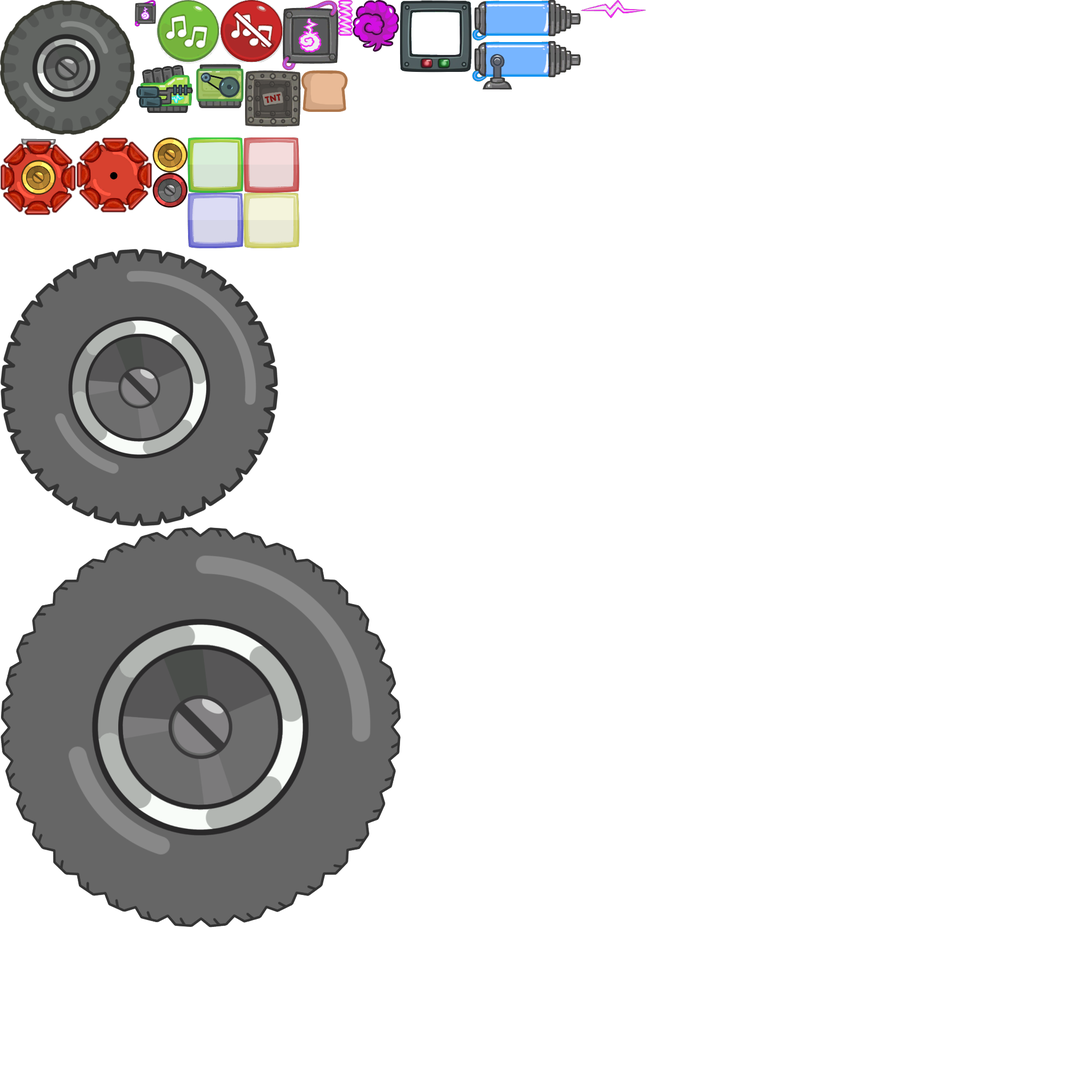
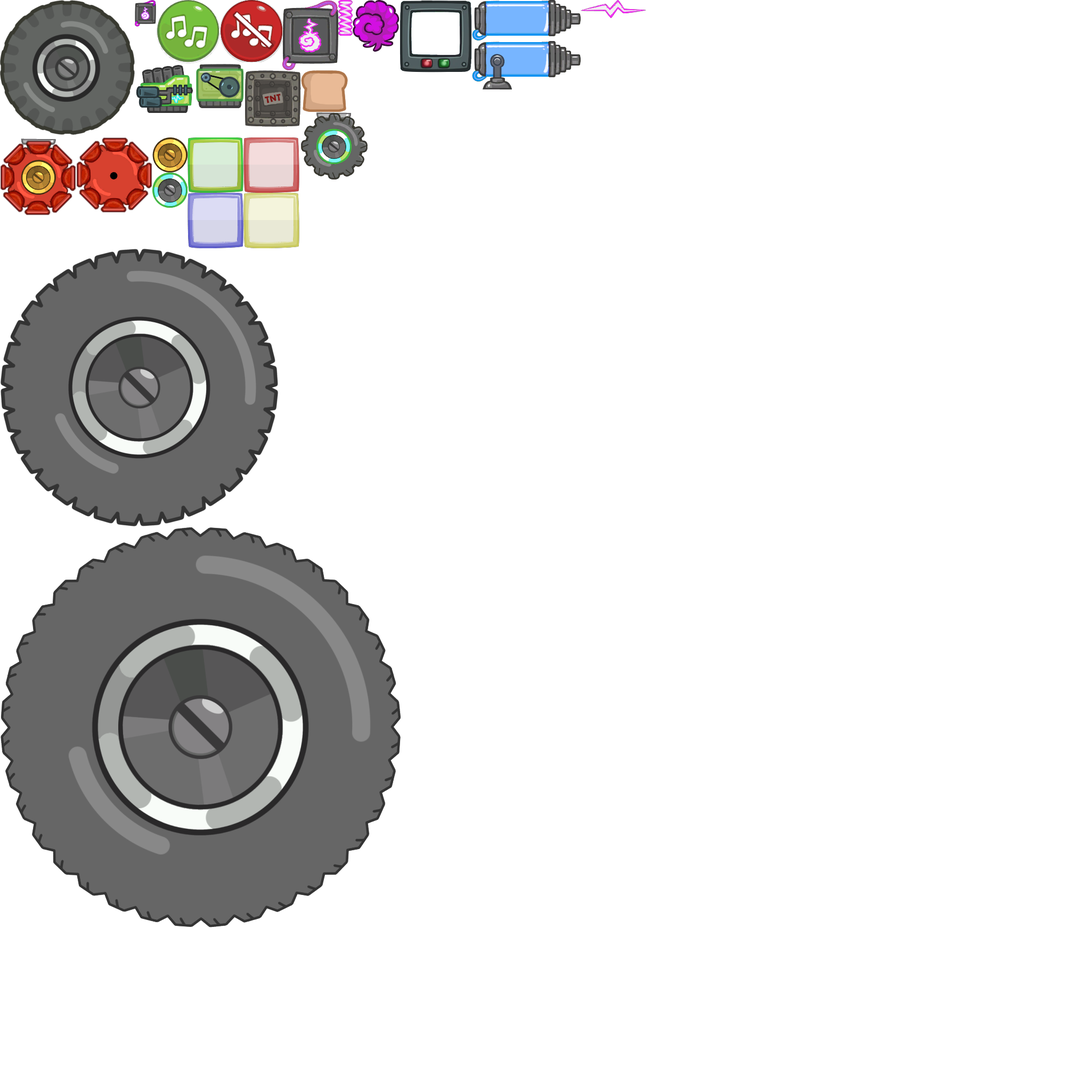
Revision of a layered 1091px x 1091px image; what changed, layer by layer:
added layer "Reverse Off Road Wheel Icon" above "Reverse Off Road Wheel Pivot" over (301, 112, 368, 180)
painted on "Reverse Off Road Wheel Pivot" over (152, 172, 188, 208)
